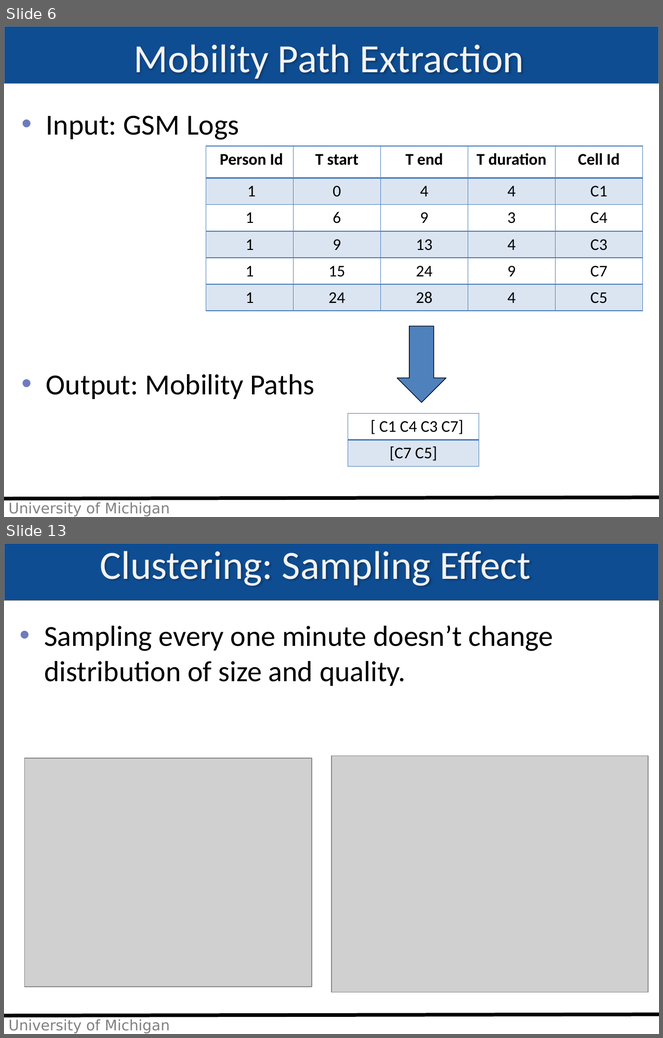
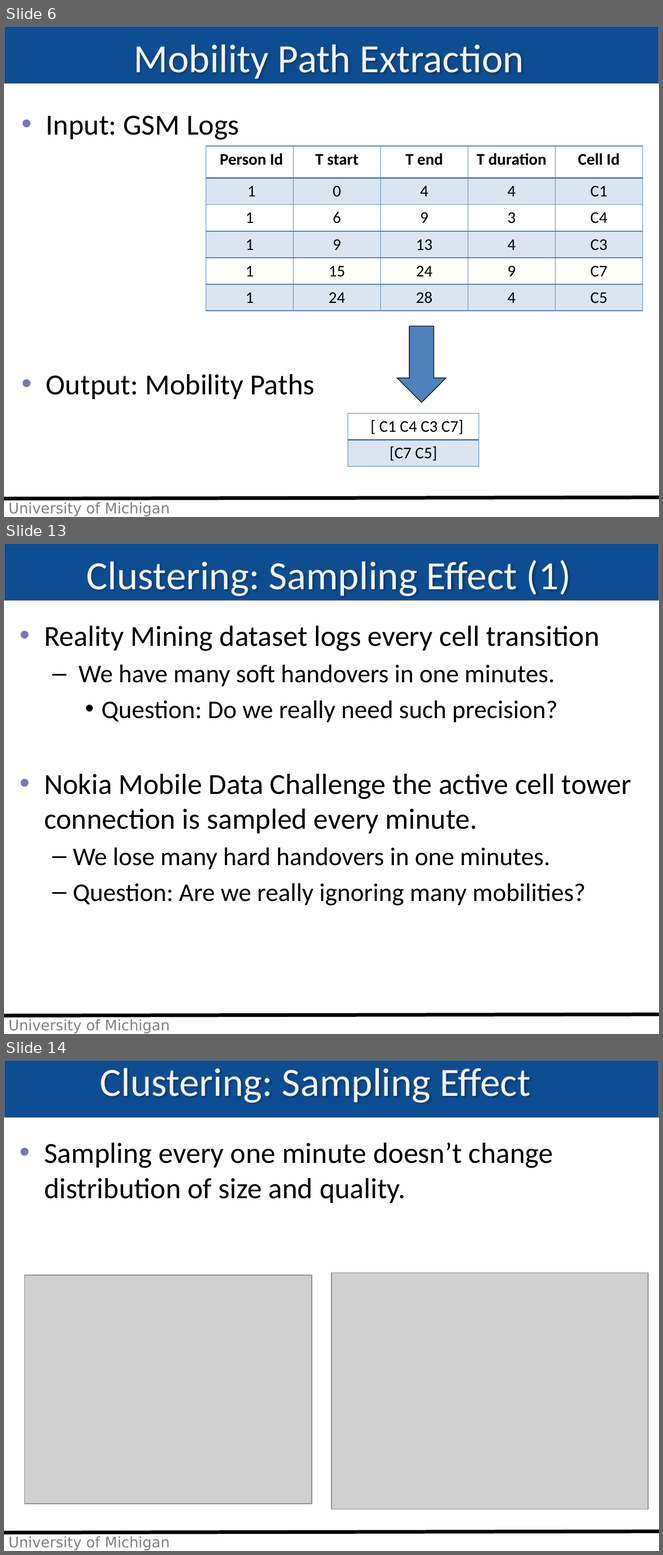
Before and after one commit to imehrdad2012/EECS589, a slide deck: Presentation/moradi_class19.pptx. Shown one above the other, each under a label of ours: slides 6 and 13 before the commit, slides 6, 13 and 14 after it; the slides between them are not shown. The pictures are 663x1038 and 663x1555 pixels, drawn with LibreOffice and Linux fonts; fonts in the diff are those of the drawing; grey boxes stand for pictures; background and template pictures are left out. Boxes give left, top, right and bottom in pixels: in the first picture for what was removed or moved away, otherwise in the second. Text is boxed around its words. In the diff, an @@ line names an element or a change of style, - is before the commit and + after.

```diff
--- a/Presentation/moradi_class19.pptx
+++ b/Presentation/moradi_class19.pptx
@@ slide 13 added at (4,543,659,1034), background picture (left out); not listed: 3 template elements that a slide beside it also shows @@
@@ title added at (87,560,571,597), 44 pt, text #F3F3F3 @@
+Clustering: Sampling Effect (1)
@@ text added at (44,626,632,906), 28 pt, text #000000 @@
+• Reality Mining dataset logs every cell transition
+  – We have many soft handovers in one minutes.
+    • Question: Do we really need such precision?
+• Nokia Mobile Data Challenge the active cell tower connection is sampled every minute.
+  – We lose many hard handovers in one minutes.
+  – Question: Are we really ignoring many mobilities?
@@ what was slide 13 is now slide 14 @@
```
Also in this commit, not shown: 9 slides changed, 4 other slides added, 3 slides removed.
